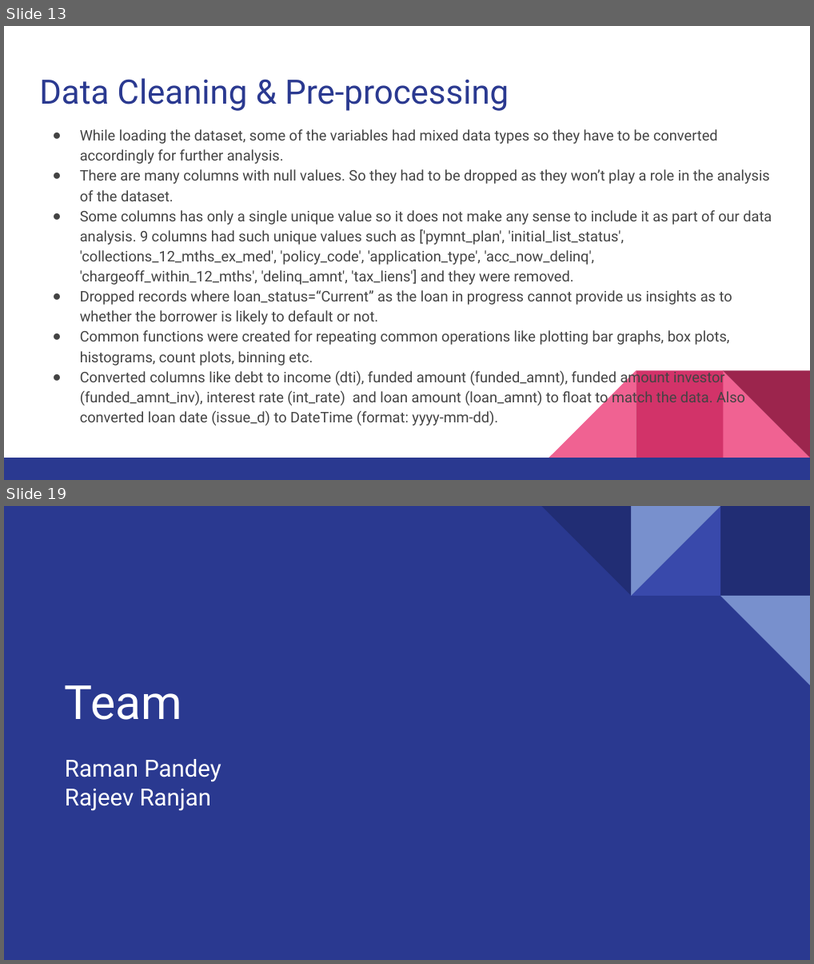
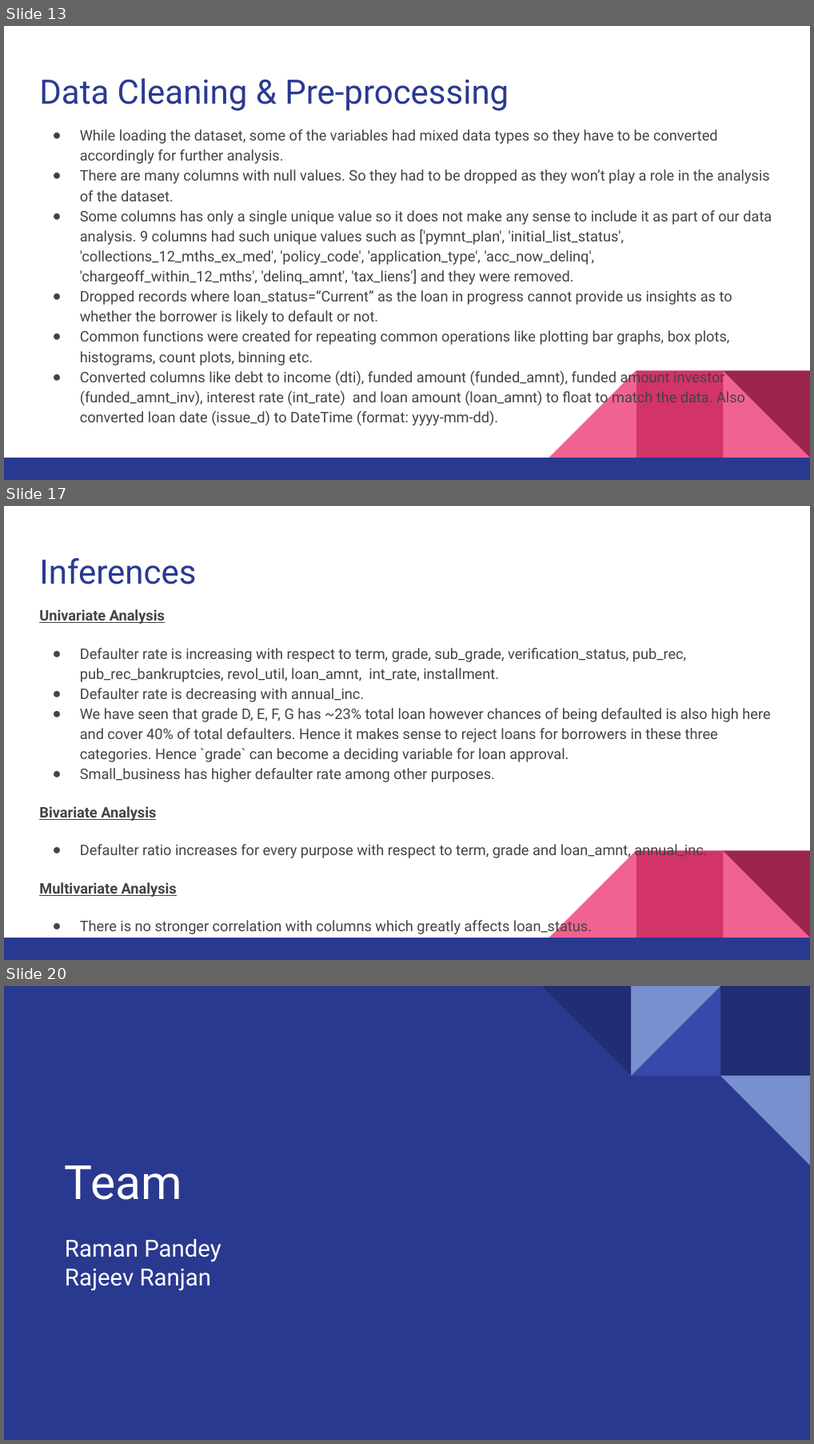
Before and after one commit to rajeevin/LendingClubCaseStudy, a slide deck: Lending Club Case study.pptx. Shown one above the other, each under a label of ours: slides 13 and 19 before the commit, slides 13, 17 and 20 after it; the slides between them are not shown. The pictures are 814x964 and 814x1444 pixels, drawn with LibreOffice and Linux fonts; fonts in the diff are those of the drawing. Boxes give left, top, right and bottom in pixels: in the first picture for what was removed or moved away, otherwise in the second. Text is boxed around its words. In the diff, an @@ line names an element or a change of style, - is before the commit and + after.

```diff
--- a/Lending Club Case study.pptx
+++ b/Lending Club Case study.pptx
@@ slide 17 added at (4, 506, 810, 960), background #FFFFFF; not listed: 5 template elements that a slide beside it also shows @@
@@ title added at (39, 558, 196, 584), 30 pt, text #2A3990 @@
+Inferences
@@ text added at (39, 609, 770, 936), 13 pt, text #434343 @@
+Univariate Analysis
+● Defaulter rate is increasing with respect to term, grade, sub_grade, verification_status, pub_rec, pub_rec_bankruptcies, revol_util, loan_amnt, int_rate, installment.
+● Defaulter rate is decreasing with annual_inc.
+● We have seen that grade D, E, F, G has ~23% total loan however chances of being defaulted is also high here and cover 40% of total defaulters. Hence it makes sense to reject loans for borrowers in these three categories. Hence `grade` can become a deciding variable for loan approval.
+● Small_business has higher defaulter rate among other purposes.
+Bivariate Analysis
+● Defaulter ratio increases for every purpose with respect to term, grade and loan_amnt, annual_inc.
+Multivariate Analysis
+● There is no stronger correlation with columns which greatly affects loan_status.
@@ what was slide 19 is now slide 20 @@
```
Also in this commit, not shown: 8 slides changed, 1 other slide added, 1 slide removed, 1 other file.
